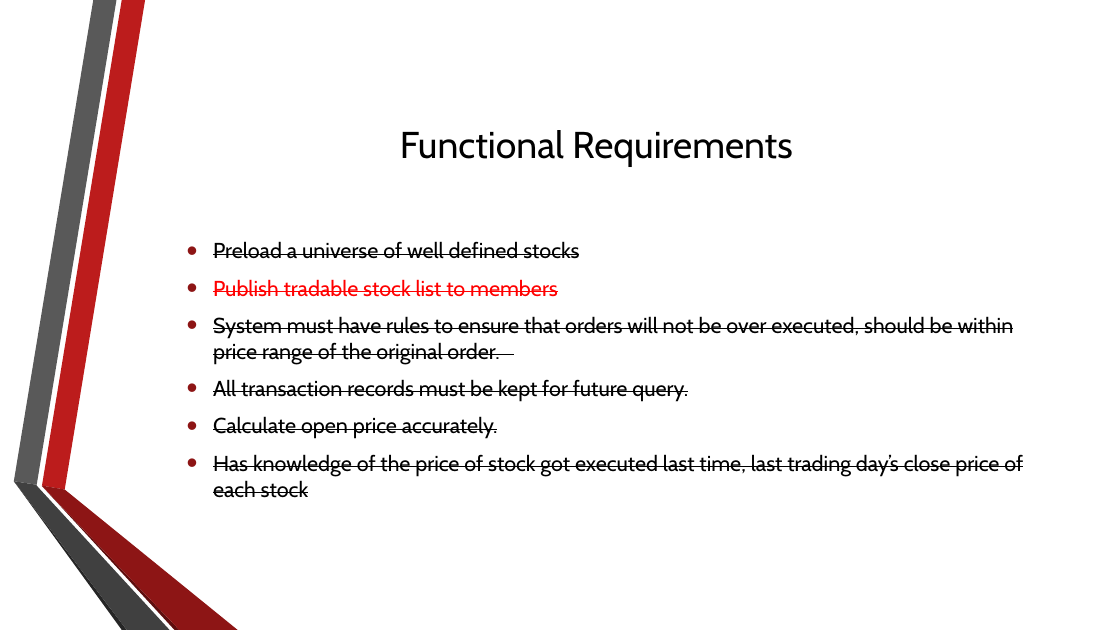
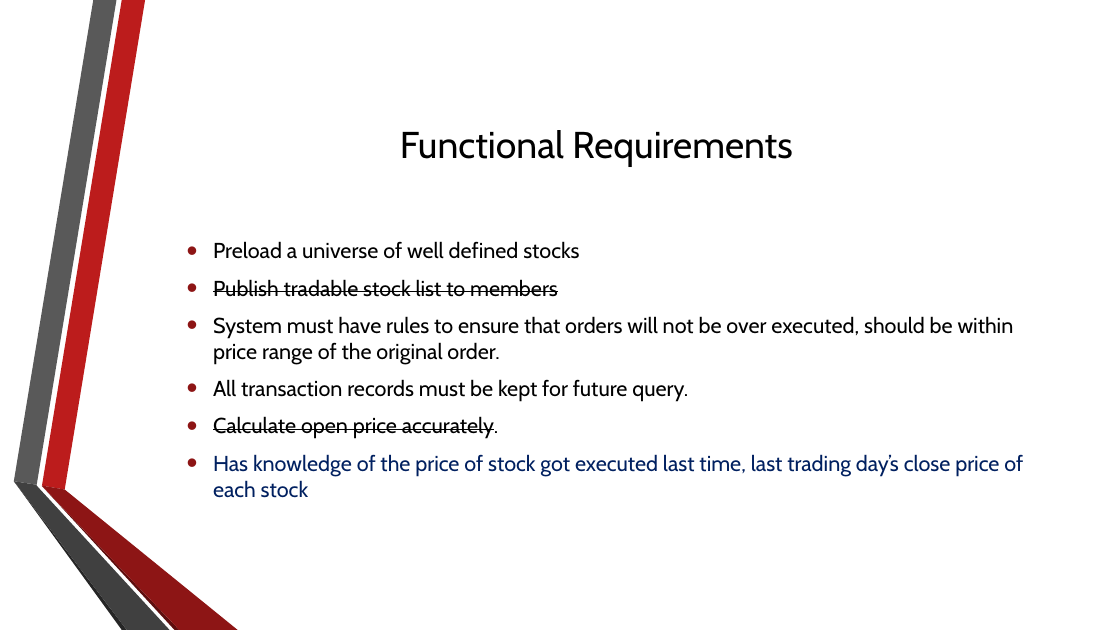
Before and after one commit to agoscinski/FinanceServiceComputing, a slide deck: slide 8 of presentations/ExchangeSimulator2.pptx. Drawn at 1120x630 pixels with LibreOffice and Linux fonts; fonts in the diff are those of the drawing; background and template pictures are left out. Boxes give left, top, right and bottom in pixels: in the first picture for what was removed or moved away, otherwise in the second. Text is boxed around its words. In the diff, an @@ line names an element or a change of style, - is before the commit and + after.

```diff
--- a/presentations/ExchangeSimulator2.pptx
+++ b/presentations/ExchangeSimulator2.pptx
@@ text "Preload a universe of well ..." at <box>213,241,1023,498</box>: strikethrough off in "Preload a universe of well defined stocks", "System must have rules to ensure that ...", "All transaction records must be kept for ...", "accurately." and 1 more places; text colour #FF0000 to #000000 in "Publish tradable stock list to members"; text colour #000000 to #002060 in "Has knowledge of the price of stock ..." @@
```
Also in this commit, not shown: 4 other slides changed.
